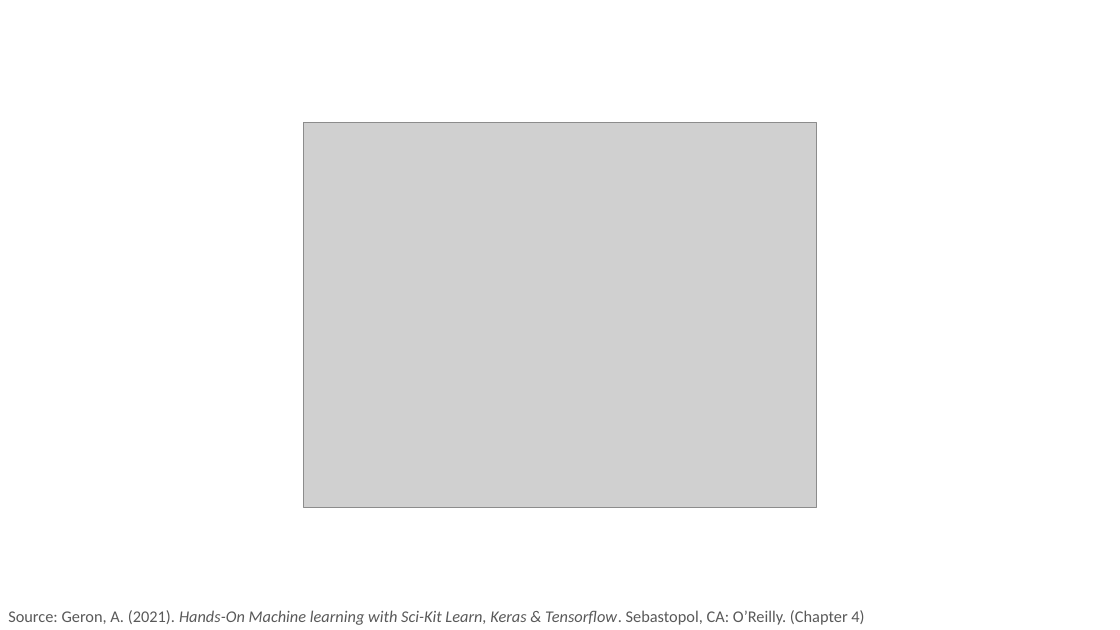
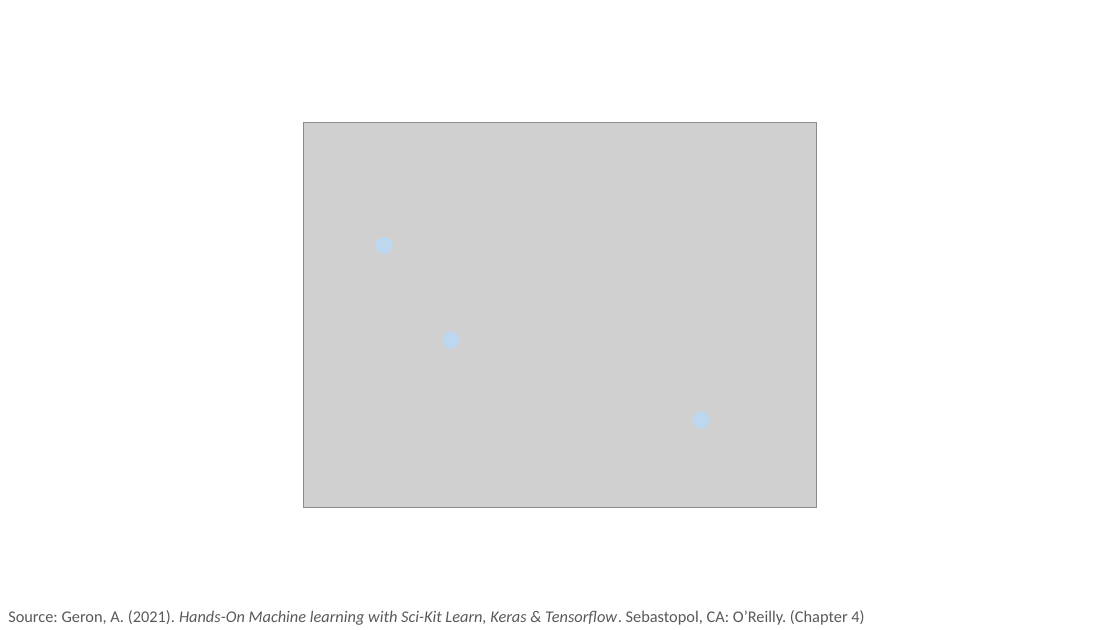
Before and after one commit to PracticumAI/deep_learning, a slide deck: slide 13 of presentations/03_gradient_descent.pptx (slide 12 before the commit). Drawn at 1120x630 pixels with LibreOffice and Linux fonts; fonts in the diff are those of the drawing; grey boxes stand for pictures. Boxes give left, top, right and bottom in pixels: in the first picture for what was removed or moved away, otherwise in the second. Text is boxed around its words. In the diff, an @@ line names an element or a change of style, - is before the commit and + after.

```diff
--- a/presentations/03_gradient_descent.pptx
+++ b/presentations/03_gradient_descent.pptx
@@ ellipse added at (x1=376, y1=237, x2=393, y2=255), fill #BDD7EE @@
@@ ellipse added at (x1=442, y1=331, x2=460, y2=349), fill #BDD7EE @@
@@ ellipse added at (x1=692, y1=412, x2=710, y2=429), fill #BDD7EE @@
```
Also in this commit, not shown: 1 other slide changed, 1 slide added.
